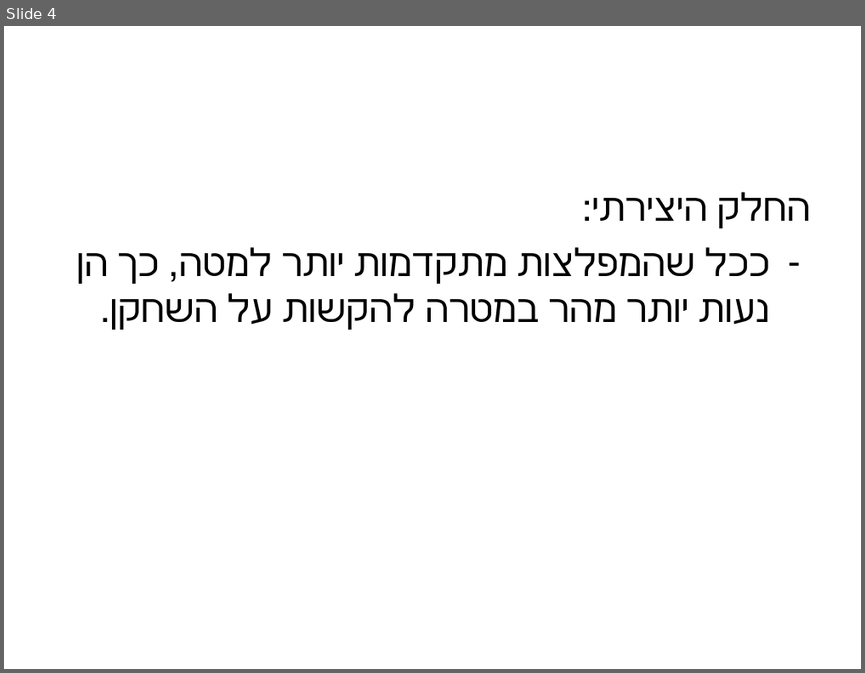
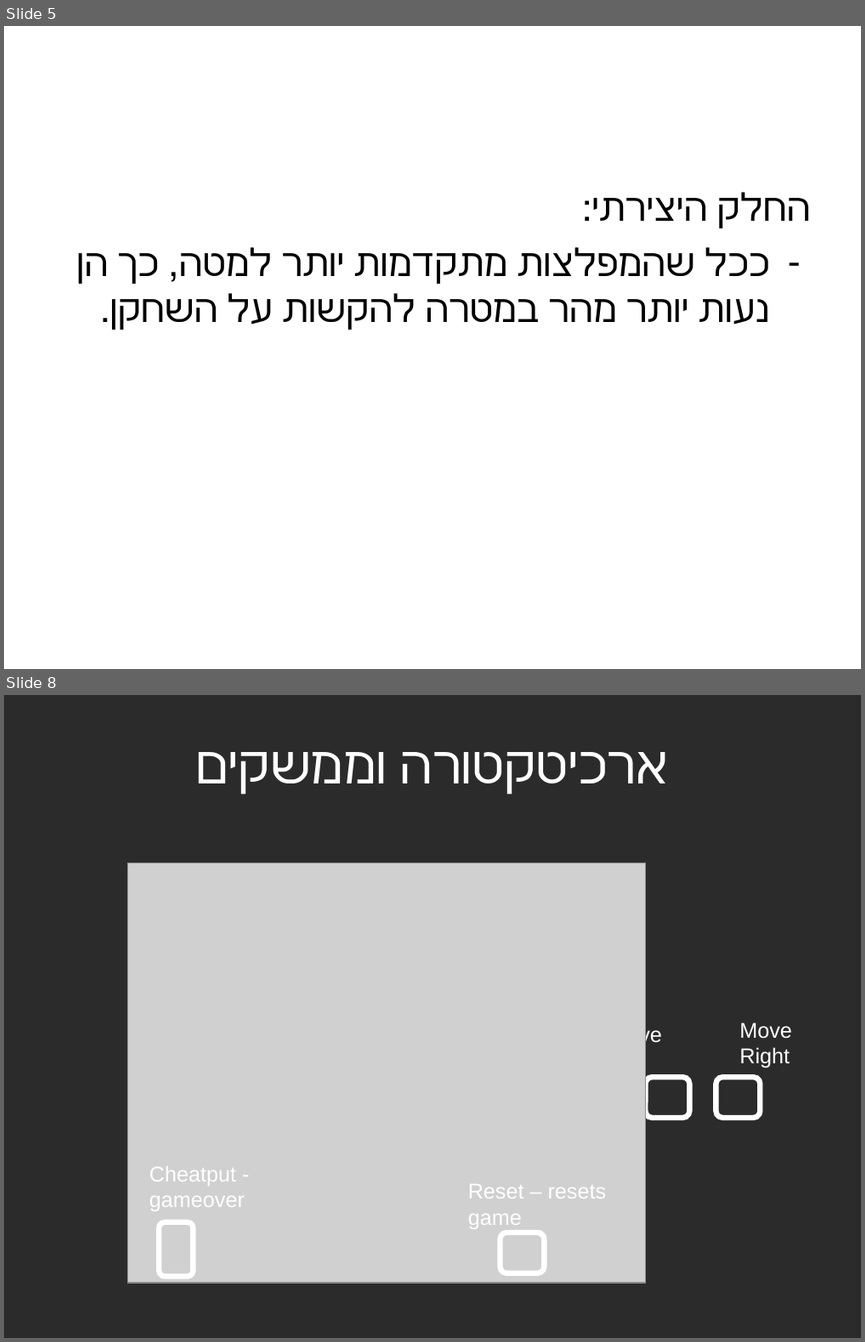
Before and after one commit to mocedon/EELabProject, a slide deck: Documantation/Presentation.ppt. Shown one above the other, each under a label of ours: slide 4 before the commit, slides 5 and 8 after it; the slides between them are not shown. The pictures are 865x673 and 865x1342 pixels, drawn with LibreOffice and Linux fonts; fonts in the diff are those of the drawing; grey boxes stand for pictures; background and template pictures are left out; a plain dark background stands for a picture behind light text. Boxes give left, top, right and bottom in pixels: in the first picture for what was removed or moved away, otherwise in the second. Text is boxed around its words. In the diff, an @@ line names an element or a change of style, - is before the commit and + after.

Commit message:
presentation updated

```diff
--- a/Documantation/Presentation.ppt
+++ b/Documantation/Presentation.ppt
@@ slide 8 added at (4, 695, 861, 1338), background picture (left out) @@
@@ title added at (400, 752, 670, 794), 44 pt, text #FFFFFF @@
+ארכיטקטורה וממשקים
@@ picture added at (127, 863, 645, 1282) @@
@@ text added at (609, 1025, 662, 1072), 18 pt, text #FFFFFF @@
+Move Left
@@ text added at (739, 1022, 792, 1068), 18 pt, text #FFFFFF @@
+Move Right
@@ rounded rectangle added at (645, 1077, 689, 1117), outline #FFFFFF 4.51 pt @@
@@ rounded rectangle added at (716, 1077, 760, 1117), outline #FFFFFF 4.51 pt @@
@@ text added at (149, 1166, 245, 1211), 18 pt, text #FFFFFF @@
+Cheatput - gameover
@@ text added at (468, 1184, 607, 1229), 18 pt, text #FFFFFF @@
+Reset – resets game
@@ freeform shape added at (159, 1222, 194, 1276), outline #FFFFFF 4.51 pt @@
@@ rounded rectangle added at (500, 1232, 545, 1273), outline #FFFFFF 4.51 pt @@
@@ what was slide 4 is now slide 5 @@
```
Also in this commit, not shown: 1 slide changed, 4 other slides added, 3 slides removed.
